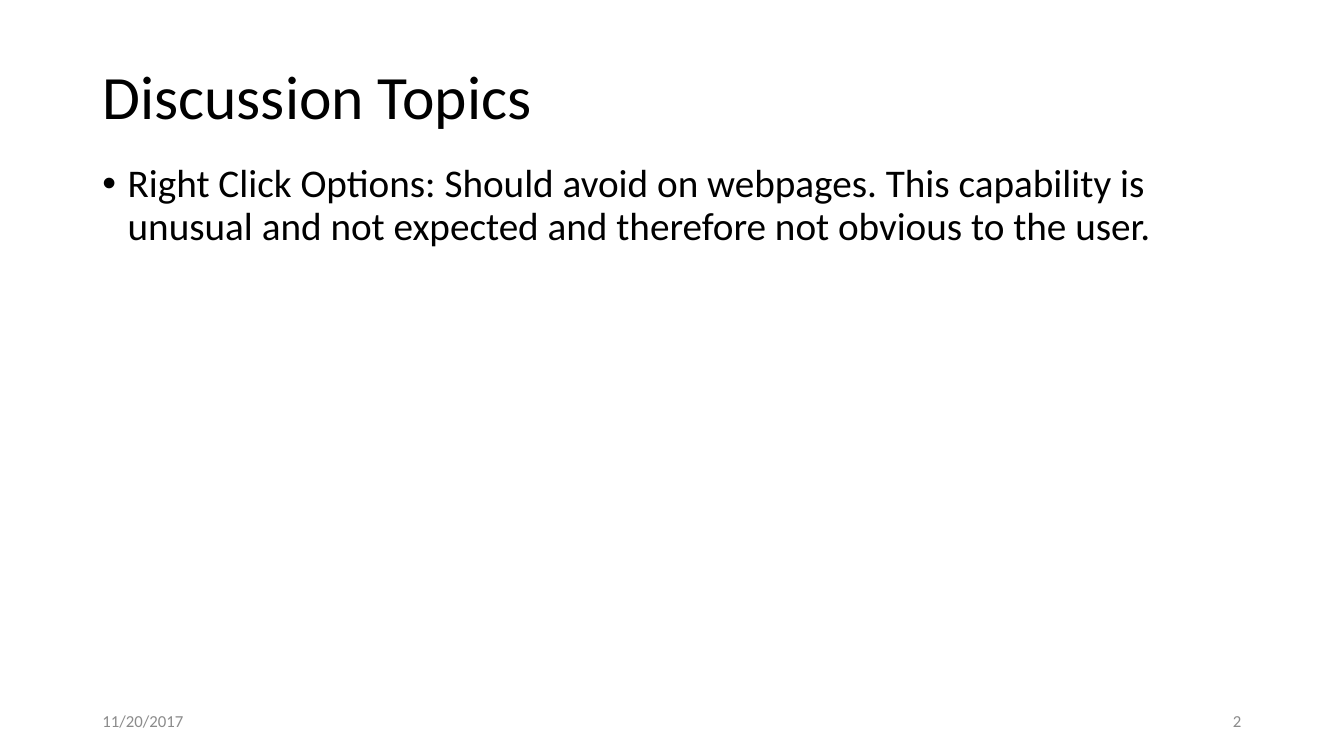
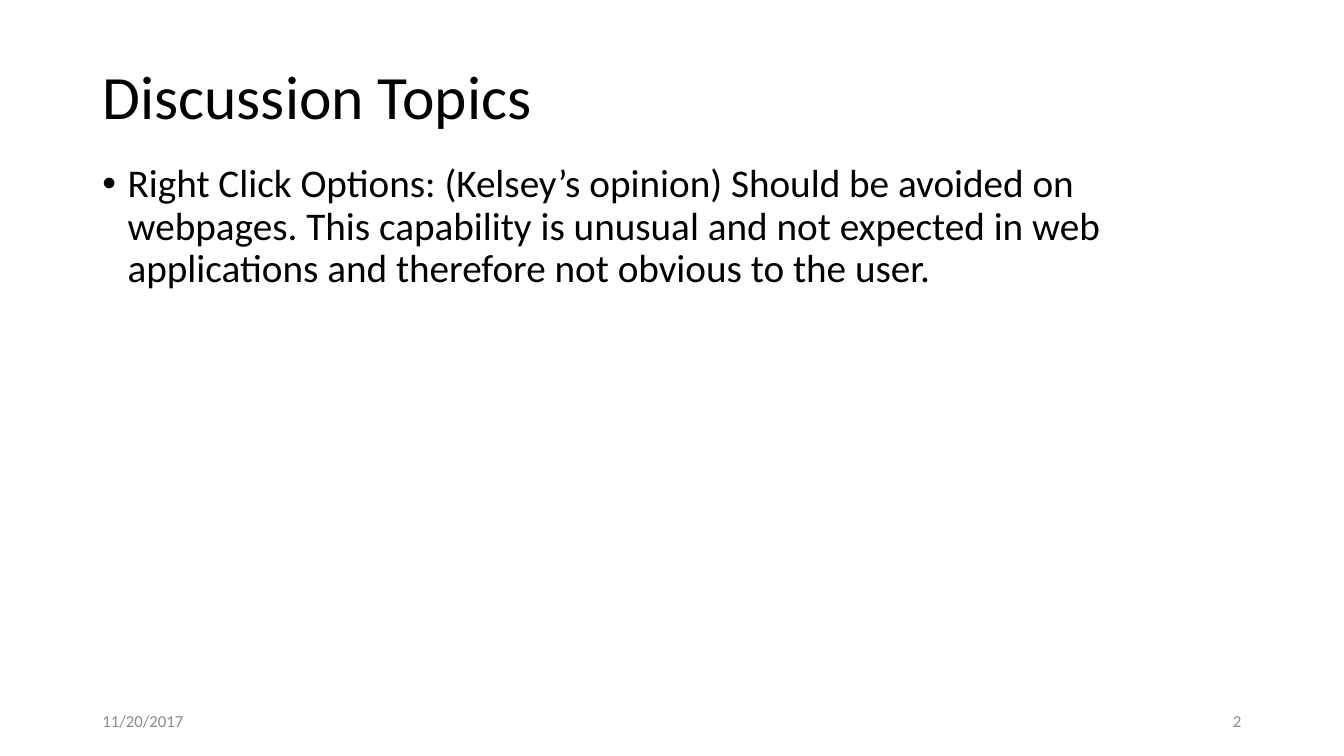
Before and after one commit to kpritsker/kpritsker.github.io, a slide deck: slide 2 of Open_Items.pptx. Drawn at 1344x756 pixels with LibreOffice and Linux fonts; fonts in the diff are those of the drawing. Boxes give left, top, right and bottom in pixels: in the first picture for what was removed or moved away, otherwise in the second. Text is boxed around its words. In the diff, an @@ line names an element or a change of style, - is before the commit and + after.

```diff
--- a/Open_Items.pptx
+++ b/Open_Items.pptx
@@ text at [128,168,1100,289]: text changed @@
-• Right Click Options: Should avoid on webpages. This capability is unusual and not expected and therefore not obvious to the user.
+• Right Click Options: (Kelsey’s opinion) Should be avoided on webpages. This capability is unusual and not expected in web applications and therefore not obvious to the user.
```
Also in this commit, not shown: 1 other slide changed, 18 other files.
